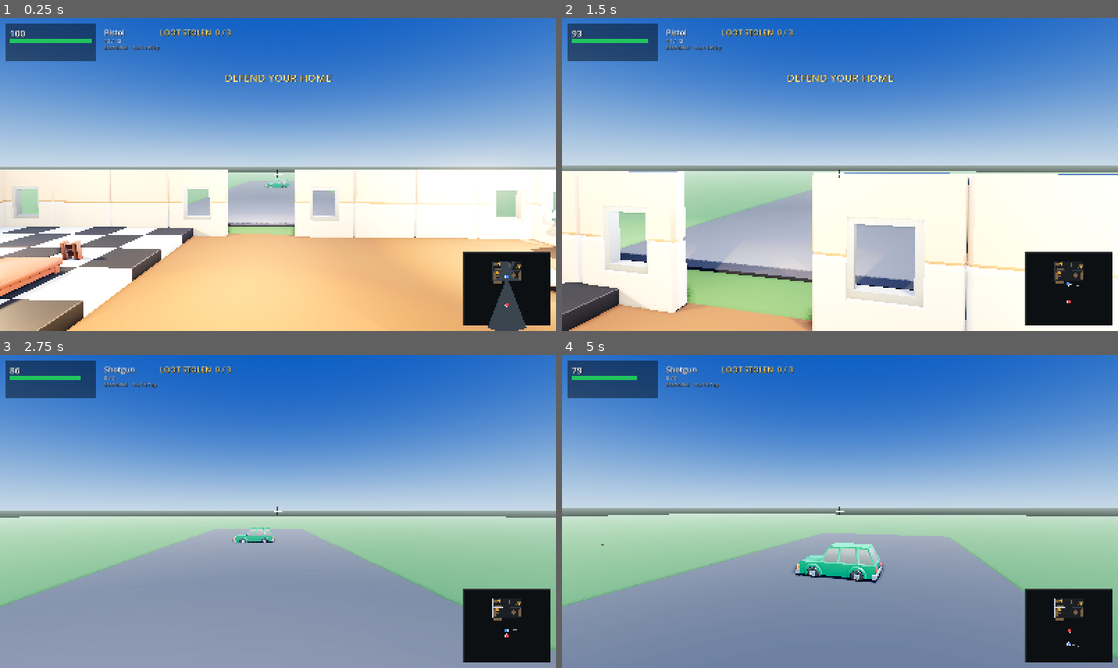
Above: before the commit, frames 1-4 (two rows, left to right).
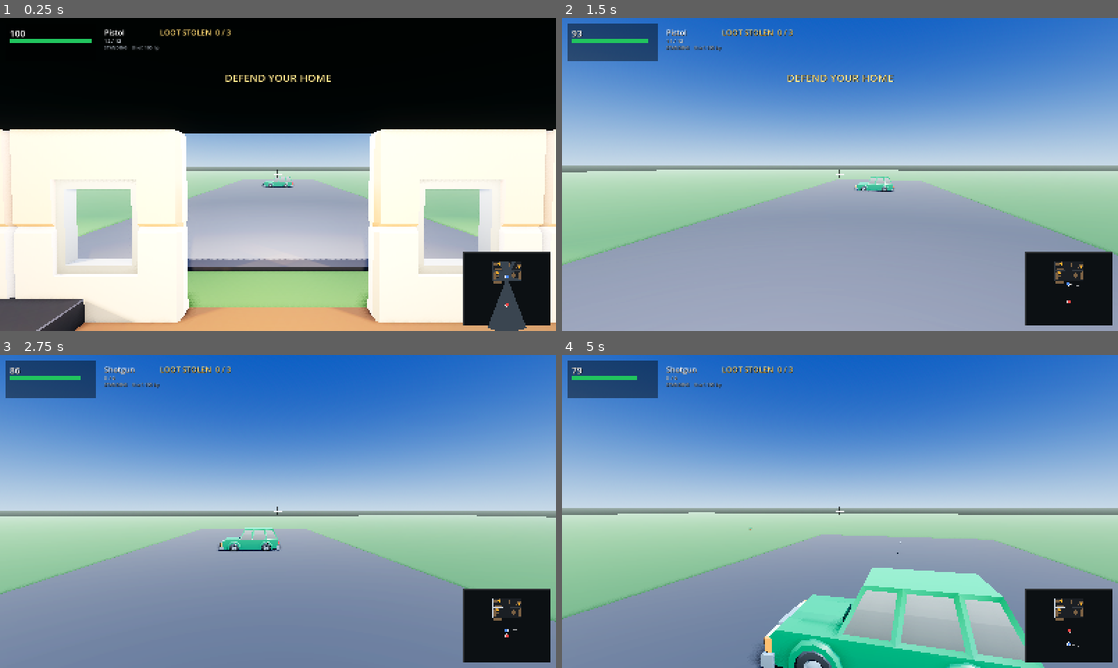
Above: after the commit, the same moments.

Repository: richardbrandel/home-invasion-godot
Game: Godot game, scene res://scenes/main.tscn
The game is run twice, just before and just after one commit, with the same random seed, the same clock (stepped at 60 frames per second) and the same inputs.
Inputs (mouse positions are in pixels of both pictures, inside the frame that each line leads up to):
- Up to frame 1 (0.25 s): no input
- Up to frame 2 (1.5 s): tap Enter at 0.5, 0.6 s; move the mouse to (867, 174) at 0.52 s; hold W from 0.53 s (still down); click (867, 174) at 0.67 s; move the mouse to (812, 174) at 1.27 s; tap 1 at 1.35 s; click (812, 174) at 1.42 s
- Up to frame 3 (2.75 s): keep holding W; move the mouse to (289, 505) at 2.02 s; tap 2 at 2.1 s; click (289, 505) at 2.17 s
- Up to frame 4 (5 s): keep holding W; move the mouse to (834, 517) at 2.77 s; tap R at 2.85 s; click (834, 517) at 2.92 s; move the mouse to (878, 514) at 3.52 s; hold C 3.53-4.28 s; click (878, 514) at 3.67 s; move the mouse to (795, 508) at 4.27 s; tap Ctrl at 4.35 s; click (795, 508) at 4.42 s

The runs differ from the first frame. In frame 1, 79% of the frame differs, in the area x 0-100%, y 0-100%; in frame 2, 42%; in frame 3, 11%; in frame 4, 17%.

Commit message:
Go first person, so the mouse turns you instead of swinging the house
Richard: "when I move the mouse to position the gun, the whole scene moves; the screen
should move to accommodate the movement of the house owner, not the mouse."

He was reading it exactly right. One mouse axis drove three things at once - the
camera orbit, the body facing, and the gun direction - and because the gun was
oriented along the same vector the camera looked down, it was pinned to the screen and
could never be positioned. All the mouse could do was spin the world.

The cause was the third-person boom: the camera hung 4.4 m behind on a shoulder offset,
so any mouse movement swept the entire room past the character. The camera now sits at
the homeowner's eye looking straight down the aim axis.

Three consequences that had to be handled:

- Hiding the model would have hidden the gun with it. In Godot a hidden ancestor hides
  every descendant, and the weapon holder was a child of the model root. It is now a
  sibling of it; update_weapon() writes a global transform, so the parent is arbitrary.
- The animated right hand sits ~0.45 m below the eye - about 56 degrees off axis, far
  outside a 68 degree frame - so the gun vanished entirely. It is now a proper
  first-person viewmodel: fixed offset in front of the camera, and drawn at 0.75 scale
  because at world scale it still covered the lower right. Placed after _update_camera()
  or it trails the view by a frame.
- It also cures a misfire that was never fixed. _fire() casts from the eye but aimed at
  a point projected from a camera offset 0.72 m right and 0.30 m up, so shots landed
  roughly 0.6 m left and 0.3 m low of the crosshair at room range. The camera position
  and the fire origin are now literally the same expression, so the crosshair is honest.

41 sim tests and 38 actor tests pass; the seven-behaviour heist probe is still 7/7.

Diff:
--- a/scripts/actor.gd
+++ b/scripts/actor.gd
@@ -331,10 +331,16 @@
 	if _hand_bone < 0:
 		push_warning("Actor: no RightHand bone")
 
-	# a holder under the model root, NOT under the bone
+	# A holder beside the model root, NOT under the bone. Deliberately not a child of
+	# root either: first person hides the model, and in Godot a hidden ancestor hides
+	# every descendant — which would take the weapon with it and leave you holding
+	# nothing. update_weapon() writes a global transform, so the parent is arbitrary.
 	_holder = Node3D.new()
 	_holder.top_level = false
-	root.add_child(_holder)
+	var holder_parent: Node = root.get_parent()
+	if holder_parent == null:
+		holder_parent = root
+	holder_parent.add_child(_holder)
 
 	var metal := StandardMaterial3D.new()
 	metal.albedo_color = Color(0.10, 0.11, 0.13)
@@ -373,6 +379,38 @@
 	_pistol.visible = true
 
 
+## The first-person weapon is drawn smaller than the one the intruder holds. That is
+## normal for a viewmodel and invisible to the player, but it matters here: at world
+## scale and this distance the pistol still covered the lower right of the frame.
+const VIEWMODEL_SCALE := 0.75
+
+
+## First-person viewmodel placement.
+##
+## In third person the prop rides the animated right hand, which sits about 0.45 m below
+## the eye. With the camera now at the eye that is roughly 56 degrees off axis — far
+## outside a 68 degree frame — so the gun vanished completely. A first-person weapon is
+## normally presented at a fixed offset in front of the camera instead. The basis is
+## built exactly as update_weapon() builds it, so the prop looks identical either way.
+##
+## Must be called AFTER the camera moves, or the gun trails the view by a frame.
+func update_viewmodel(cam: Camera3D) -> void:
+	if _holder == null or cam == null:
+		return
+	var fwd := -cam.global_transform.basis.z
+	var world_up := Vector3.UP
+	if absf(fwd.dot(world_up)) > 0.98:
+		world_up = Vector3.RIGHT
+	var right := fwd.cross(world_up).normalized()
+	var real_up := right.cross(fwd).normalized()
+	# Held low and to the right, and pushed out to 0.58 m. At 0.36 m the grip sat 0.26 m
+	# from the eye and covered a third of the screen.
+	var origin := cam.global_position + right * 0.20 + real_up * -0.15 + fwd * 0.58
+	var b := Basis(right, real_up, fwd).scaled(Vector3(VIEWMODEL_SCALE, VIEWMODEL_SCALE,
+		VIEWMODEL_SCALE))
+	_holder.global_transform = Transform3D(b, origin)
+
+
 ## Called every frame with the direction the player is aiming.
 func update_weapon(aim_dir: Vector3) -> void:
 	if _holder == null or _skeleton == null:
--- a/scripts/game.gd
+++ b/scripts/game.gd
@@ -512,6 +512,13 @@
 	_update_actors(delta, playing, player_moving)
 	_update_loot()
 	_update_camera()
+	# Deliberately after the camera moves: the viewmodel follows the camera transform, so
+	# placing it earlier would leave the gun trailing the view by one frame while turning.
+	# set_weapon is re-asserted every frame so dying puts the gun away, and a weapon
+	# switch survives a round reset.
+	if player_actor != null and player_actor.root != null:
+		player_actor.set_weapon(player["weapon"] if player["alive"] else "none")
+		player_actor.update_viewmodel(cam)
 	_update_tracers(delta)
 	_draw_minimap()
 
@@ -615,9 +622,11 @@
 	player_actor.root.position = Vector3(player["pos"].x,
 		player_actor.ground_offset * (sy / base), player["pos"].y)
 	player_actor.root.rotation.y = yaw
-	player_actor.root.visible = player["alive"]
-	# keep the prop pointing where the bullet actually goes
-	player_actor.update_weapon(_aim_dir())
+	# First person, so the homeowner's own model is never drawn: the camera is inside
+	# his head, and without this you look at the inside of his skull. The weapon is not
+	# a child of this node (see Actor.attach_weapon), which is why hiding it does not
+	# also hide the gun.
+	player_actor.root.visible = false
 
 	# Playback speed comes from how fast the clip itself covered ground before its
 	# root motion was stripped (Actor.clip_mps). Playing a 5.6 m/s sprint clip at
@@ -675,32 +684,23 @@
 
 
 func _update_camera() -> void:
-	# Position the camera by walking BACK along the aim axis from the shoulder
-	# pivot. Deriving both from one axis is what keeps the crosshair on the
-	# bullet path; an independently computed look_at drifted off it and pitched
-	# the view into the floor.
+	# First person: the camera sits at the homeowner's eye and looks straight down the
+	# aim axis, so the crosshair, the gun and the bullet are all the same line.
 	#
-	# The camera is deliberately kept near eye level: raised above the 2 m walls
-	# it turns the house into a dollhouse and lets the player see the intruder
-	# over walls that the minimap correctly hides.
+	# It used to hang 4.4 m behind on an over-the-shoulder boom. Any mouse movement then
+	# swung the whole room past the character, which reads as the *scene* moving rather
+	# than the player turning, and it left the gun pinned to the screen because the
+	# camera and the aim rotated together — so the mouse could never position the gun.
+	#
+	# It also cures a misfire that was never fixed: _fire() casts from the eye, but
+	# aimed at a point projected from a camera offset 0.72 m to the right and 0.30 m up,
+	# so shots landed roughly 0.6 m left and 0.3 m low of the crosshair at room range.
+	# With the camera on the eye those two points coincide and the error is gone.
 	var eye := Sim.CROUCH_EYE_HEIGHT if player["crouching"] else Sim.EYE_HEIGHT
-	var dist := 4.4      # was 5.6 — the character and weapon read too small
 	var p: Vector2 = player["pos"]
 	var aim := Vector3(sin(yaw) * cos(pitch), -sin(pitch), cos(yaw) * cos(pitch)).normalized()
-	var pivot := Vector3(p.x, eye + 0.30, p.y)
-	var right := Vector3(-cos(yaw), 0.0, sin(yaw))
-	var desired := pivot - aim * dist + right * 0.72
-
-	# pull in when scenery is between the player and the camera
-	var space := get_world_3d().direct_space_state
-	var q := PhysicsRayQueryParameters3D.create(pivot, desired)
-	q.collision_mask = LAYER_WORLD
-	var hit := space.intersect_ray(q)
-	if not hit.is_empty():
-		desired = (hit["position"] as Vector3) + (pivot - desired).normalized() * 0.28
-
-	cam.position = desired
-	cam.look_at(pivot + aim * 20.0, Vector3.UP)
+	cam.position = Vector3(p.x, eye, p.y)
+	cam.look_at(cam.position + aim * 20.0, Vector3.UP)
 
 
 # ------------------------------------------------------------------ combat
